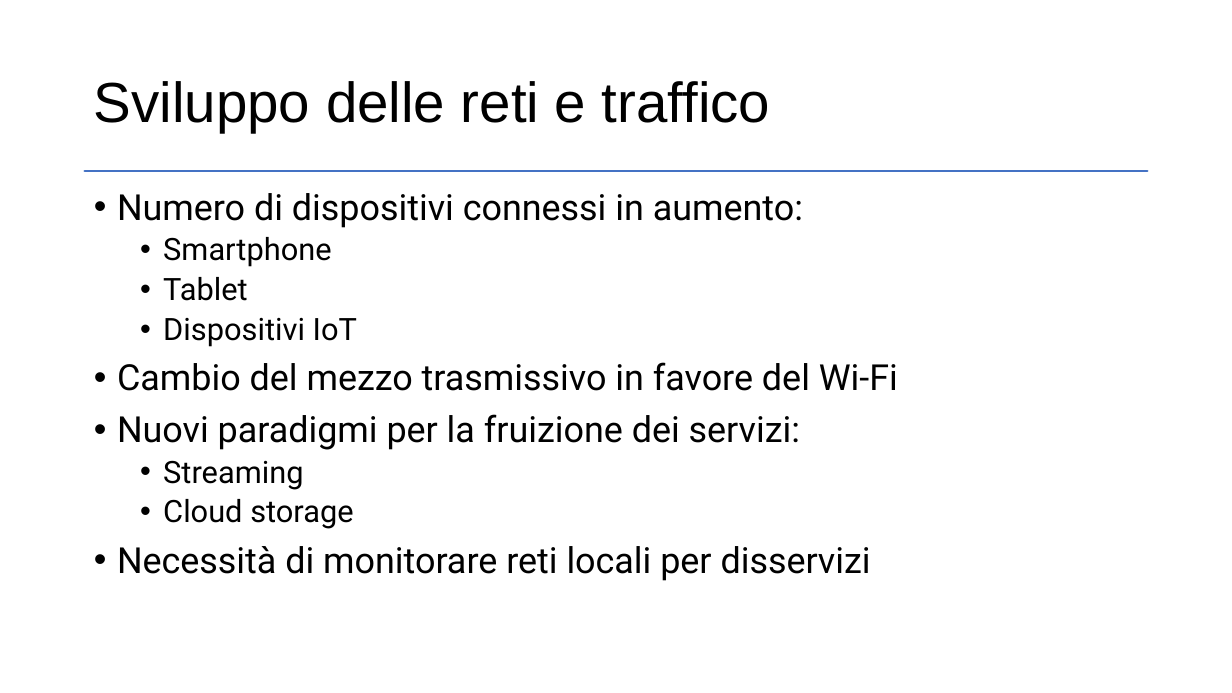
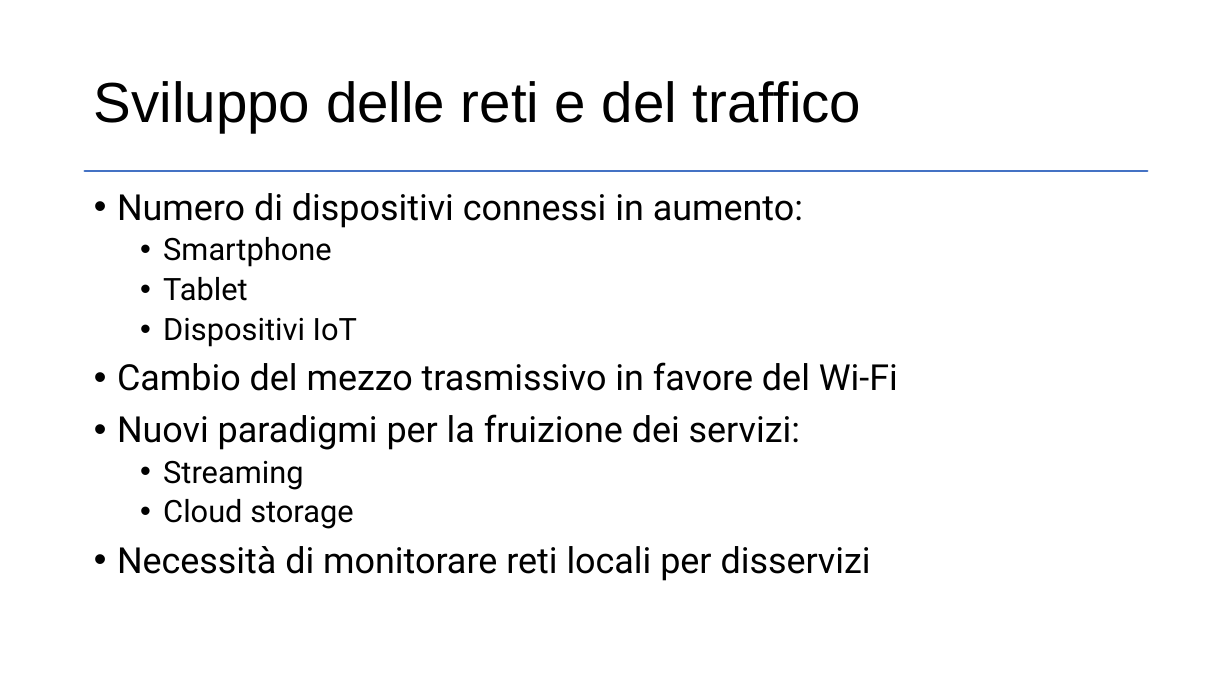
Before and after one commit to dcasenove/Tesi, a slide deck: slide 2 of Presentazione.pptx. Drawn at 1232x693 pixels with LibreOffice and Linux fonts; fonts in the diff are those of the drawing. Boxes give left, top, right and bottom in pixels: in the first picture for what was removed or moved away, otherwise in the second. Text is boxed around its words. In the diff, an @@ line names an element or a change of style, - is before the commit and + after.

```diff
--- a/Presentazione.pptx
+++ b/Presentazione.pptx
@@ title at [94,81,861,132]: text changed @@
-Sviluppo delle reti e traffico
+Sviluppo delle reti e del traffico
```
Also in this commit, not shown: 3 other slides changed, 2 slides added, 1 slide removed, 1 other file.
